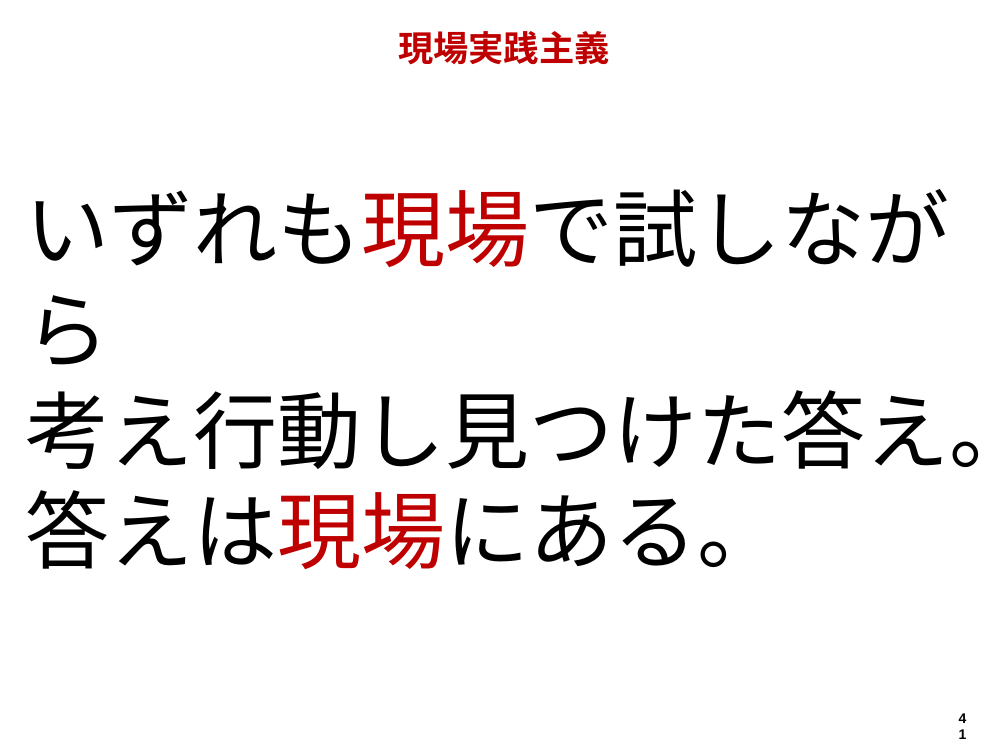
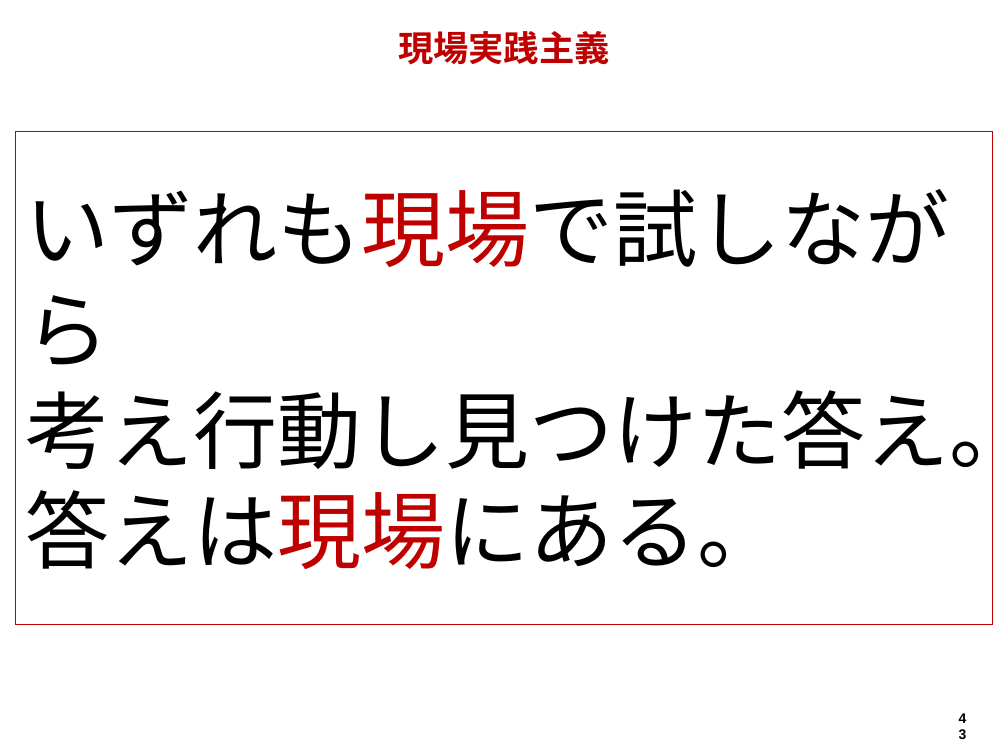
Before and after one commit to hageyahhoo/agile2014, a slide deck: slide 43 of presentations/TechnologyDrivenDevelopment.pptx (slide 41 before the commit). Drawn at 1008x756 pixels with LibreOffice and Linux fonts; fonts in the diff are those of the drawing; background and template pictures are left out. Boxes give left, top, right and bottom in pixels: in the first picture for what was removed or moved away, otherwise in the second. Text is boxed around its words. In the diff, an @@ line names an element or a change of style, - is before the commit and + after.

```diff
--- a/presentations/TechnologyDrivenDevelopment.pptx
+++ b/presentations/TechnologyDrivenDevelopment.pptx
@@ rectangle "いずれも現場で試しながら": place and size @@
-rectangle "いずれも現場で試しながら" at (26,189,1008,569)
+rectangle "いずれも現場で試しながら" at (16,131,993,624)
@@ rectangle "いずれも現場で試しながら" at (16,131,993,624): outline none to #BF0000 0.75 pt @@
@@ page number at (949,705,977,732): text changed @@
-41
+43
```
Also in this commit, not shown: 2 other slides changed, 15 slides added, 14 slides removed, 2 other files.
